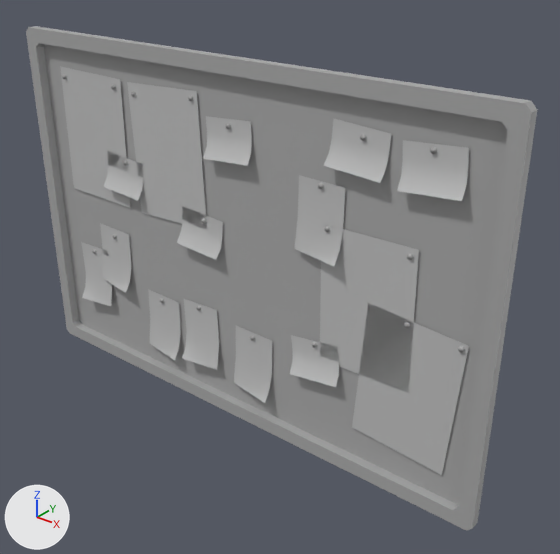
The FBX model Content/Meshes/Blockout/SM_Cork_Board_03.fbx as it was, and as the next commit left it.
Both versions are drawn from a 50 mm lens placed at (1.031, -1.128, 0.677), pointed at (0.099, 0.037, -0.046). Arrows for +X, +Y and +Z are at lower left; the lights stay in place. The first picture is the older version. Where no turn or scale is listed for an object, it has been applied to the vertices.

Objects in the first picture: 'SM_Cork_Board_03'.
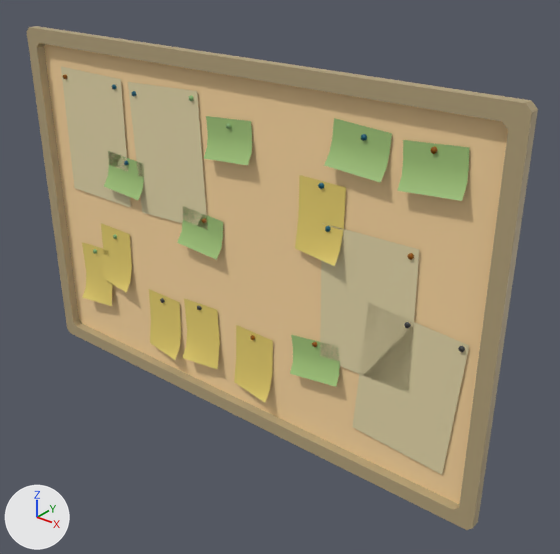
Patch to the scene script:
```diff
--- a/Content/Meshes/Blockout/SM_Cork_Board_03.fbx.py
+++ b/Content/Meshes/Blockout/SM_Cork_Board_03.fbx.py
@@ me_mesh @@
-me_mesh.from_pydata(...)  # 458 vertices, 345 faces; spans x -0.616..0.616, y -0.029..0.0, z -0.411..0.411
-me_mesh.materials.append(mat_lambert2)  # light grey #bfbfbf
-me_mesh.materials.append(mat_standardsurface1)  # grey #aaaaaa
+me_mesh.from_pydata(...)  # 458 vertices, 345 faces; spans x -0.616..0.616, y -0.028..0.002, z -0.411..0.411
+# me_mesh part 1: the loose piece of 16 vertices spanning x 0.451..0.462, y -0.009..-0.005, z 0.303..0.314 is moved by (0.0, 0.002, 0.0), in mat_m_plastic_red_01 (brown #9c5a00)
+# me_mesh part 2: the loose piece of 4 vertices spanning x -0.291..-0.069, y -0.005, z 0.023..0.331 is moved by (0.0, 0.002, 0.0), in mat_m_paper_01 (beige #e7d9ac)
+# me_mesh part 3: the loose piece of 4 vertices spanning x -0.527..-0.313, y -0.005, z 0.025..0.328 is moved by (0.0, 0.002, 0.0), in mat_m_paper_01 (beige #e7d9ac)
+# me_mesh part 4: the loose piece of 8 vertices spanning x 0.397..0.523, y -0.024..-0.005, z 0.232..0.324 is moved by (0.0, 0.002, 0.0), in mat_m_postit_wall_02 (green #a1c479)
+# me_mesh part 5: the loose piece of 8 vertices spanning x 0.163..0.294, y -0.024..-0.005, z -0.229..-0.13 is moved by (0.0, 0.002, 0.0), in mat_m_postit_wall_02 (green #a1c479)
+# me_mesh part 6: the loose piece of 4 vertices spanning x 0.234..0.448, y -0.005, z -0.175..0.127 is moved by (0.0, 0.002, 0.0), in mat_m_paper_01 (beige #e7d9ac)
+# me_mesh part 7: the loose piece of 8 vertices spanning x -0.148..-0.022, y -0.024..-0.005, z -0.02..0.071 is moved by (0.0, 0.002, 0.0), in mat_m_postit_wall_02 (green #a1c479)
+# me_mesh part 8: the loose piece of 32 vertices spanning x -0.616..0.616, y -0.022..0.0, z -0.411..0.411 is moved by (0.0, 0.002, 0.0)
+# me_mesh part 9: the loose piece of 8 vertices spanning x -0.06..0.067, y -0.024..-0.005, z 0.201..0.293 is moved by (0.0, 0.002, 0.0), in mat_m_postit_wall_02 (green #a1c479)
+# me_mesh part 10: the loose piece of 7 vertices spanning x -0.441..-0.332, y -0.029..-0.005, z -0.196..-0.044 is moved by (0.0, 0.002, 0.0), in mat_m_postit_wall_01 (yellow #ead26e)
+# me_mesh part 11: the loose piece of 7 vertices spanning x 0.176..0.286, y -0.029..-0.005, z 0.057..0.209 is moved by (0.0, 0.002, 0.0), in mat_m_postit_wall_01 (yellow #ead26e)
+# me_mesh part 12: the loose piece of 7 vertices spanning x 0.003..0.112, y -0.029..-0.005, z -0.329..-0.177 is moved by (0.0, 0.002, 0.0), in mat_m_postit_wall_01 (yellow #ead26e)
+# me_mesh part 13: the loose piece of 7 vertices spanning x -0.156..-0.043, y -0.029..-0.005, z -0.313..-0.158 is moved by (0.0, 0.002, 0.0), in mat_m_postit_wall_01 (yellow #ead26e)
+# me_mesh part 14: the loose piece of 4 vertices spanning x 0.325..0.557, y -0.005, z -0.324..-0.009 is moved by (0.0, 0.002, 0.0), in mat_m_paper_01 (beige #e7d9ac)
+# me_mesh part 15: the loose piece of 8 vertices spanning x -0.387..-0.261, y -0.024..-0.005, z 0.06..0.151 is moved by (0.0, 0.002, 0.0), in mat_m_postit_wall_02 (green #a1c479)
+# me_mesh part 16: the loose piece of 7 vertices spanning x -0.524..-0.411, y -0.029..-0.005, z -0.268..-0.113 is moved by (0.0, 0.002, 0.0), in mat_m_postit_wall_01 (yellow #ead26e)
+# me_mesh part 17: the loose piece of 8 vertices spanning x 0.249..0.374, y -0.025..-0.004, z 0.239..0.329 is rebuilt with 8 vertices and now spans x 0.249..0.374, y -0.023..-0.003, z 0.239..0.329, in mat_m_postit_wall_02 (green #a1c479)
+# me_mesh part 18: the loose piece of 7 vertices spanning x -0.281..-0.172, y -0.029..-0.005, z -0.329..-0.177 is rebuilt with 7 vertices and now spans x -0.281..-0.172, y -0.028..-0.003, z -0.329..-0.177, in mat_m_postit_wall_01 (yellow #ead26e)
+# other edits to the shape of me_mesh do not show in these pictures
+me_mesh.materials.append(mat_m_plastic_red_01)  # brown #9c5a00
+me_mesh.materials.append(mat_m_plastic_blue_01)  # dark cyan #005f78
+me_mesh.materials.append(mat_m_paper_01)  # beige #e7d9ac
+me_mesh.materials.append(mat_m_plastic_black_01)  # dark grey #404040
+me_mesh.materials.append(mat_m_plastic_green_01)  # green #93c07d
+me_mesh.materials.append(mat_m_postit_wall_02)  # green #a1c479
+me_mesh.materials.append(mat_m_wood_01)  # beige #b5a37c
+me_mesh.materials.append(mat_m_postit_wall_01)  # yellow #ead26e
+me_mesh.materials.append(mat_m_corkboard_01)  # beige #fdd9a1
```

Location of each change, (x1, y1, x2, y2) in pixels of the pictures (560 x 554 px; the box of a moved part takes in the faces that stretch with it):
'SM_Cork_Board_03', reshaped, recoloured (grey to beige)
    before: (26, 26, 538, 531)
    after: (27, 26, 538, 530)
part 1 of me_mesh, moved or reshaped
    before: (430, 147, 437, 154)
    after: (430, 147, 438, 154)
part 2 of me_mesh, moved or reshaped
    before: (127, 82, 207, 229)
    after: (128, 82, 208, 230)
part 3 of me_mesh, moved or reshaped
    before: (60, 66, 130, 208)
    after: (61, 66, 131, 208)
part 4 of me_mesh, moved or reshaped
    both: (397, 140, 469, 201)
part 5 of me_mesh, moved or reshaped
    before: (290, 335, 339, 387)
    after: (290, 335, 340, 387)
part 6 of me_mesh, moved or reshaped
    before: (320, 224, 419, 394)
    after: (320, 223, 419, 393)
part 7 of me_mesh, moved or reshaped
    before: (177, 206, 223, 260)
    after: (177, 207, 223, 260)
part 8 of me_mesh, moved or reshaped
    before: (26, 26, 538, 531)
    after: (27, 26, 538, 530)
part 9 of me_mesh, moved or reshaped
    before: (203, 116, 252, 166)
    after: (204, 116, 252, 166)
part 10 of me_mesh, moved or reshaped
    before: (100, 223, 131, 293)
    after: (101, 223, 132, 292)
part 11 of me_mesh, moved or reshaped
    before: (294, 175, 345, 266)
    after: (295, 175, 346, 266)
part 12 of me_mesh, moved or reshaped
    before: (234, 325, 272, 403)
    after: (234, 325, 273, 402)
part 13 of me_mesh, moved or reshaped
    before: (182, 299, 219, 370)
    after: (183, 298, 220, 369)
part 14 of me_mesh, moved or reshaped
    both: (352, 304, 469, 475)
part 15 of me_mesh, moved or reshaped
    before: (103, 151, 143, 200)
    after: (104, 151, 144, 200)
part 16 of me_mesh, moved or reshaped
    before: (81, 242, 112, 306)
    after: (82, 242, 113, 306)
part 17 of me_mesh, rebuilt
    before: (324, 118, 391, 183)
    after: (324, 118, 392, 183)
part 18 of me_mesh, rebuilt
    before: (148, 289, 181, 360)
    after: (149, 289, 181, 360)
